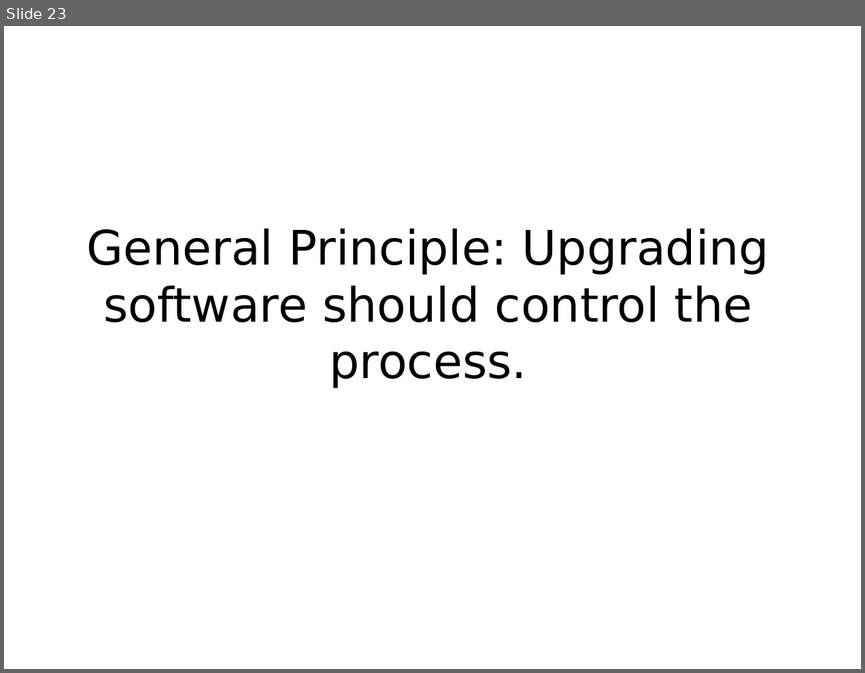
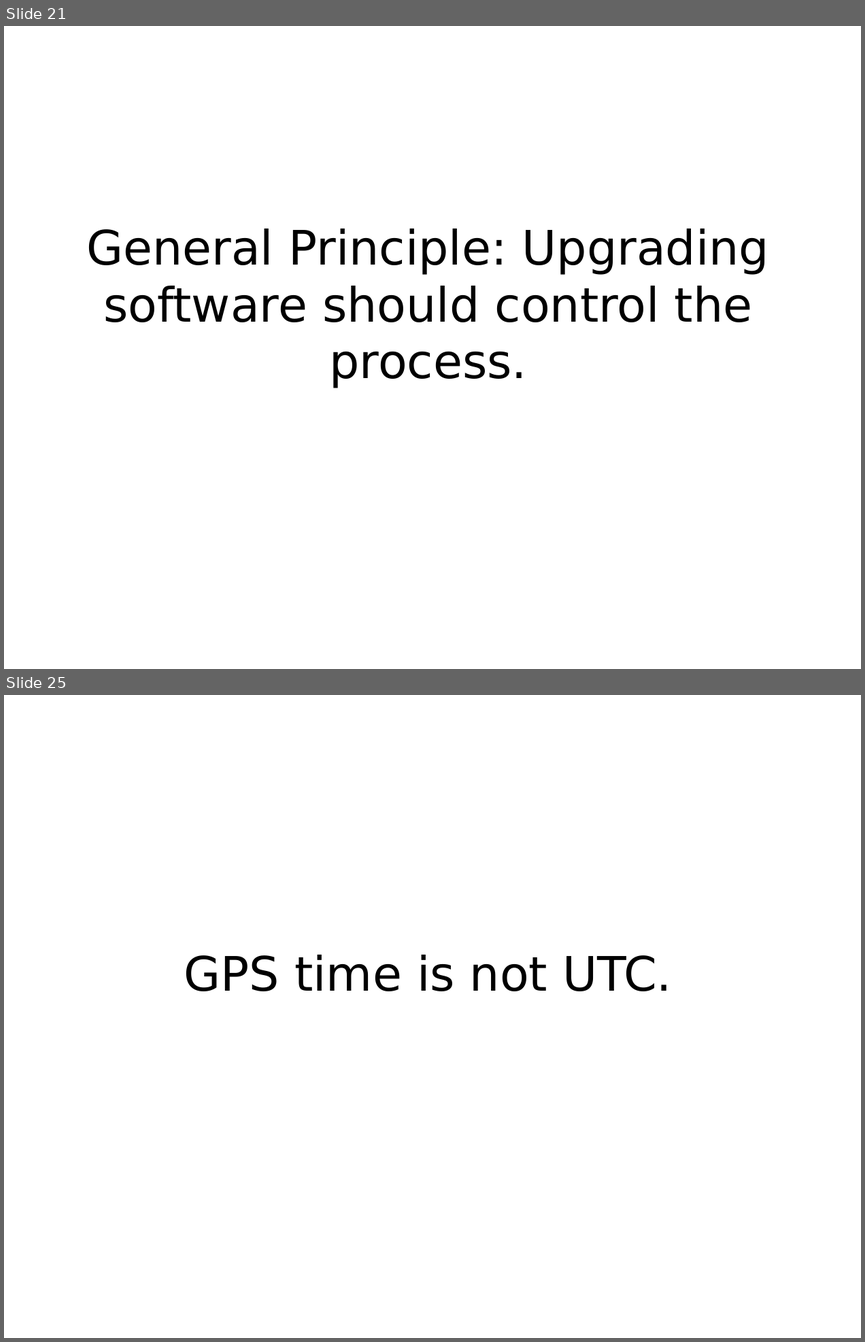
Before and after one commit to mkohler/embedded_python_presentation, a slide deck: embedded_python.odp. Shown one above the other, each under a label of ours: slide 23 before the commit, slides 21 and 25 after it; the slides between them are not shown. The pictures are 865x673 and 865x1342 pixels, drawn with LibreOffice and Linux fonts; fonts in the diff are those of the drawing. Boxes give left, top, right and bottom in pixels: in the first picture for what was removed or moved away, otherwise in the second. Text is boxed around its words. In the diff, an @@ line names an element or a change of style, - is before the commit and + after.

```diff
--- a/embedded_python.odp
+++ b/embedded_python.odp
@@ slide 25 added at <box>4,695,861,1338</box>, background #FFFFFF @@
@@ title added at <box>184,955,672,991</box>, 44 pt, text #000000 @@
+GPS time is not UTC.
@@ what was slide 23 is now slide 21 @@
```
Also in this commit, not shown: 1 slide changed, 8 other slides added, 6 slides removed.
